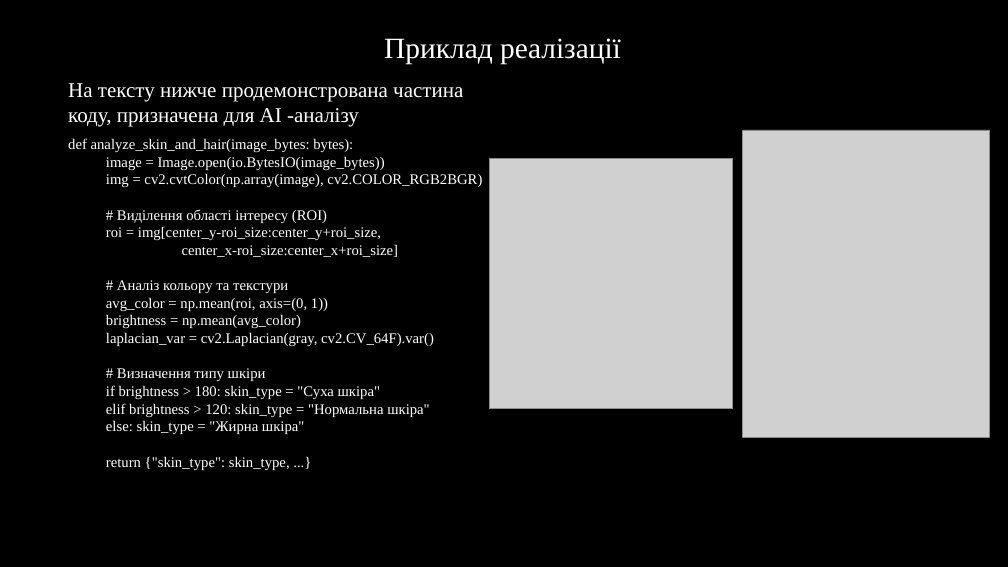
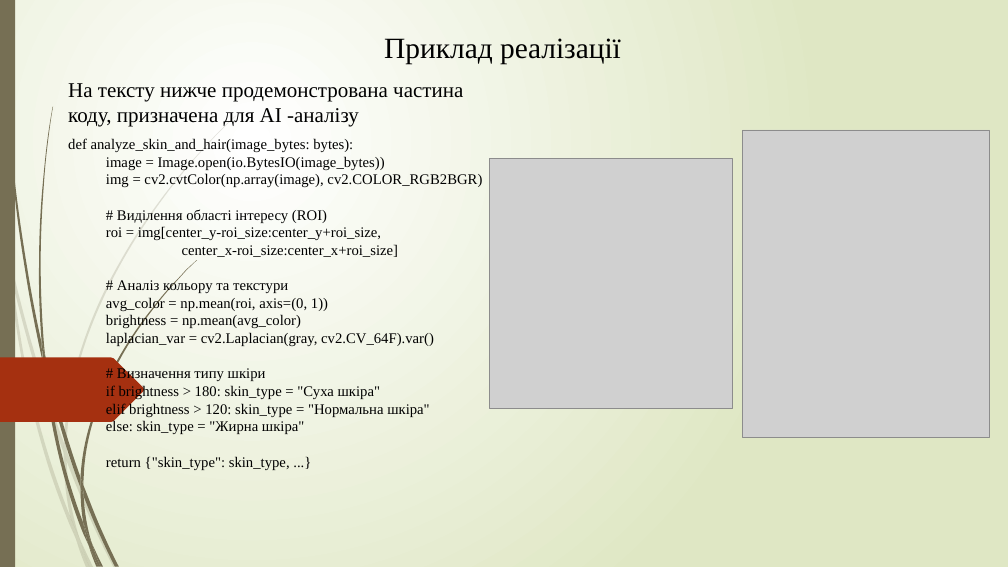
Before and after one commit to NureSheikoAndrii/2026_kkp-project, a slide deck: slide 14 of 2026_Б_ПІ_ПЗПІ-23-7_Шейко_А_О.pptx (slide 12 before the commit). Drawn at 1008x567 pixels with LibreOffice and Linux fonts; fonts in the diff are those of the drawing; grey boxes stand for pictures; background and template pictures are left out. Boxes give left, top, right and bottom in pixels: in the first picture for what was removed or moved away, otherwise in the second. Text is boxed around its words. In the diff, an @@ line names an element or a change of style, - is before the commit and + after.

```diff
--- a/2026_Б_ПІ_ПЗПІ-23-7_Шейко_А_О.pptx
+++ b/2026_Б_ПІ_ПЗПІ-23-7_Шейко_А_О.pptx
@@ background #000000 to gradient #FFFFFF to #DFE8C4 @@
@@ rectangle added at (0, 0, 15, 567), fill #766F54 @@
@@ text colour #FFFFFF to #000000 in 3 elements at (384, 38, 621, 64), (68, 138, 482, 470), (68, 83, 463, 127) @@
@@ freeform shape added at (0, 358, 144, 422), fill #A53010 @@
@@ group added at (0, 116, 236, 567): 10 freeform shapes @@
@@ group added at (2, 0, 197, 567): 12 freeform shapes @@
```
Also in this commit, not shown: 12 other slides changed, 4 slides added, 2 slides removed.
